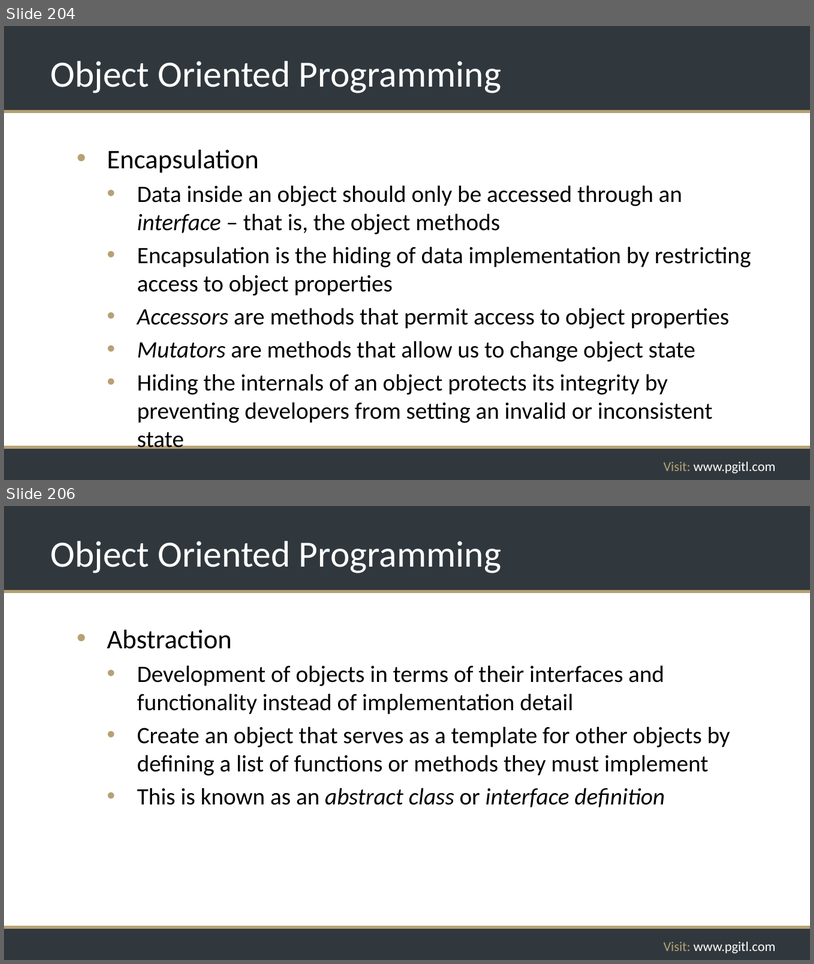
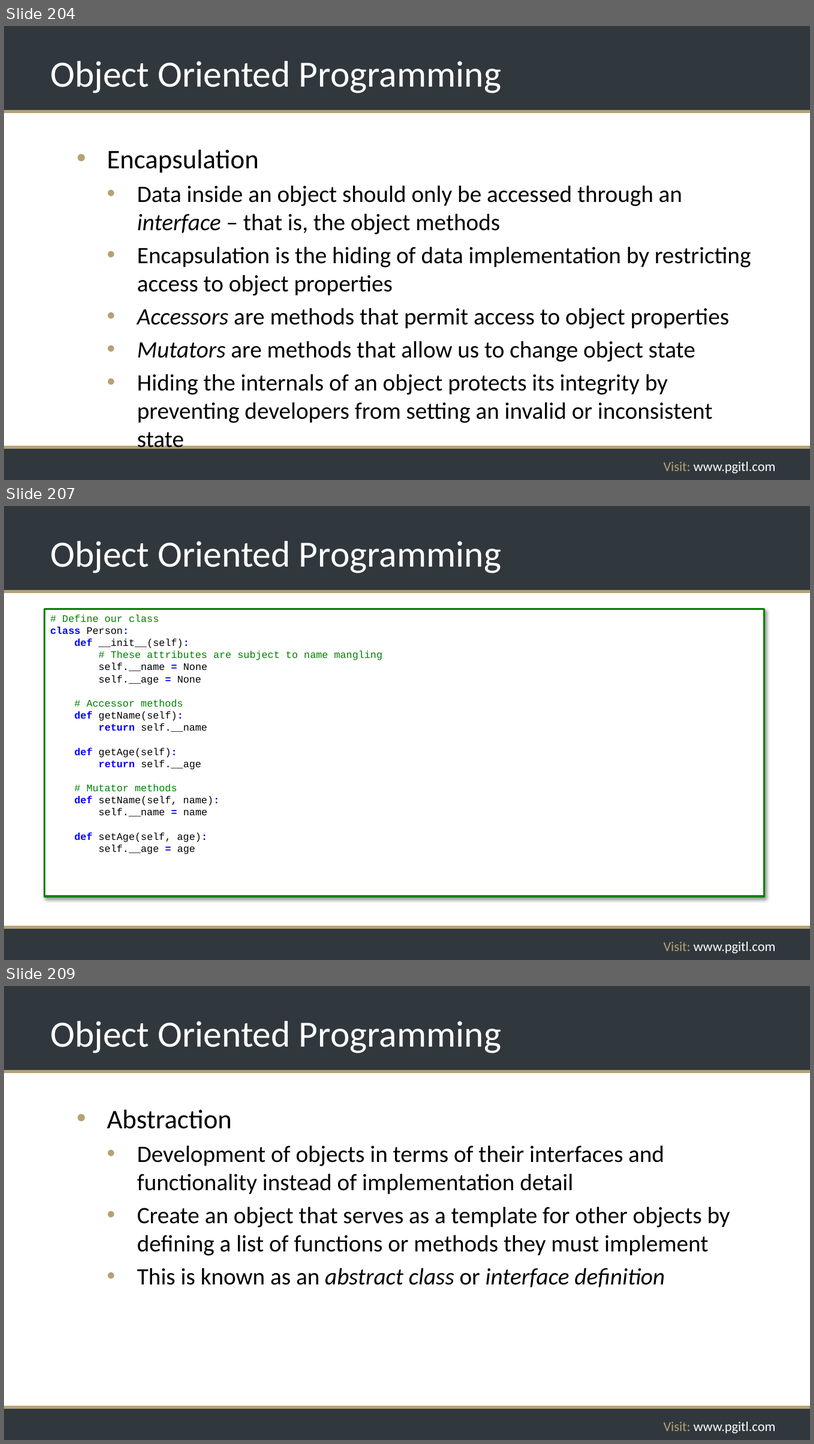
Before and after one commit to rikkouri/project-a, a slide deck: Programming Foundations.pptx. Shown one above the other, each under a label of ours: slides 204 and 206 before the commit, slides 204, 207 and 209 after it; the slides between them are not shown. The pictures are 814x964 and 814x1444 pixels, drawn with LibreOffice and Linux fonts; fonts in the diff are those of the drawing; background and template pictures are left out. Boxes give left, top, right and bottom in pixels: in the first picture for what was removed or moved away, otherwise in the second. Text is boxed around its words. In the diff, an @@ line names an element or a change of style, - is before the commit and + after.

```diff
--- a/Programming Foundations.pptx
+++ b/Programming Foundations.pptx
@@ slide 207 added at <box>4,506,810,960</box>, background #FFFFFF; not listed: 5 template elements that a slide beside it also shows @@
@@ title added at <box>50,541,501,573</box>, 44 pt, text #FFFFFF @@
+Object Oriented Programming
@@ rectangle added at <box>45,609,765,896</box>, fill #FFFFFF, outline #008000 2.25 pt, 12 pt, text #000000 @@
+# Define our class
+class Person:
+def __init__(self):
+# These attributes are subject to name mangling
+self.__name = None
+self.__age = None
+# Accessor methods
+def getName(self):
+return self.__name
+def getAge(self):
+return self.__age
+# Mutator methods
+def setName(self, name):
+self.__name = name
+def setAge(self, age):
+self.__age = age
@@ what was slide 206 is now slide 209 @@
```
Also in this commit, not shown: 3 slides changed, 2 other slides added, 2 other files.
